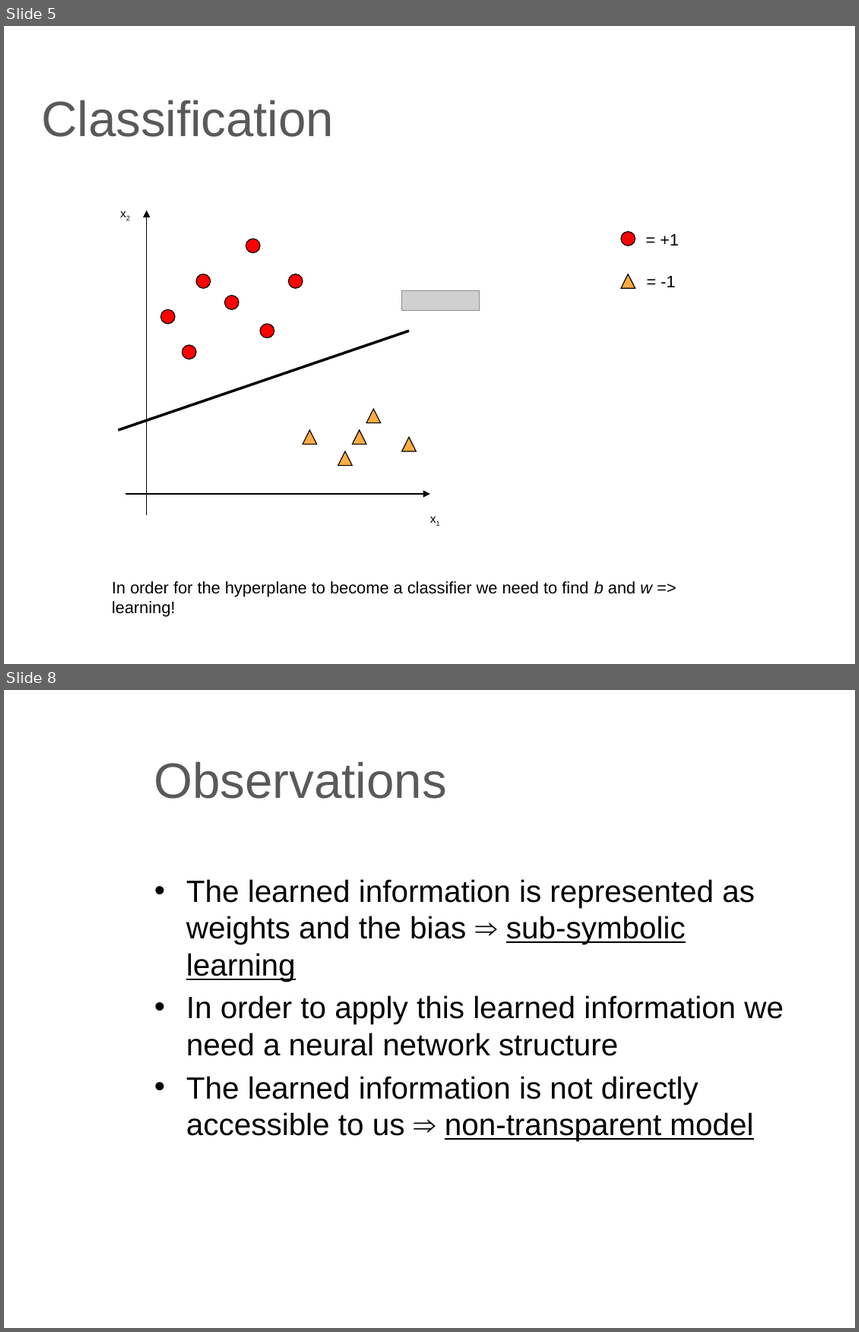
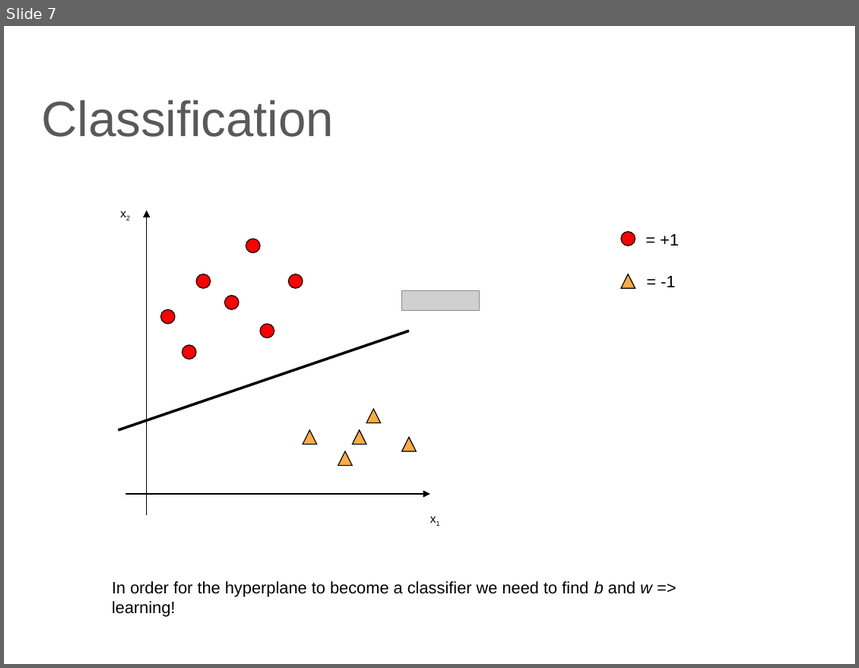
Before and after one commit to lutzhamel/CSC310, a slide deck: 14-ANN.pptx. Shown one above the other, each under a label of ours: slides 5 and 8 before the commit, slide 7 after it; the slides between them are not shown. The pictures are 859x1332 and 859x668 pixels, drawn with LibreOffice and Linux fonts; fonts in the diff are those of the drawing; grey boxes stand for pictures. Boxes give left, top, right and bottom in pixels: in the first picture for what was removed or moved away, otherwise in the second. Text is boxed around its words. In the diff, an @@ line names an element or a change of style, - is before the commit and + after.

```diff
--- a/14-ANN.pptx
+++ b/14-ANN.pptx
@@ slide 8 removed at <box>4,690,855,1328</box>, background #FFFFFF @@
@@ title removed at <box>154,761,447,799</box> @@
-Observations
@@ text removed at <box>186,879,784,1141</box> @@
-• The learned information is represented as weights and the bias ⇒ sub-symbolic learning
-• In order to apply this learned information we need a neural network structure
-• The learned information is not directly accessible to us ⇒ non-transparent model
@@ what was slide 5 is now slide 7 @@
```
Also in this commit, not shown: 17 slides added, 2 other slides removed, 5 other files.
